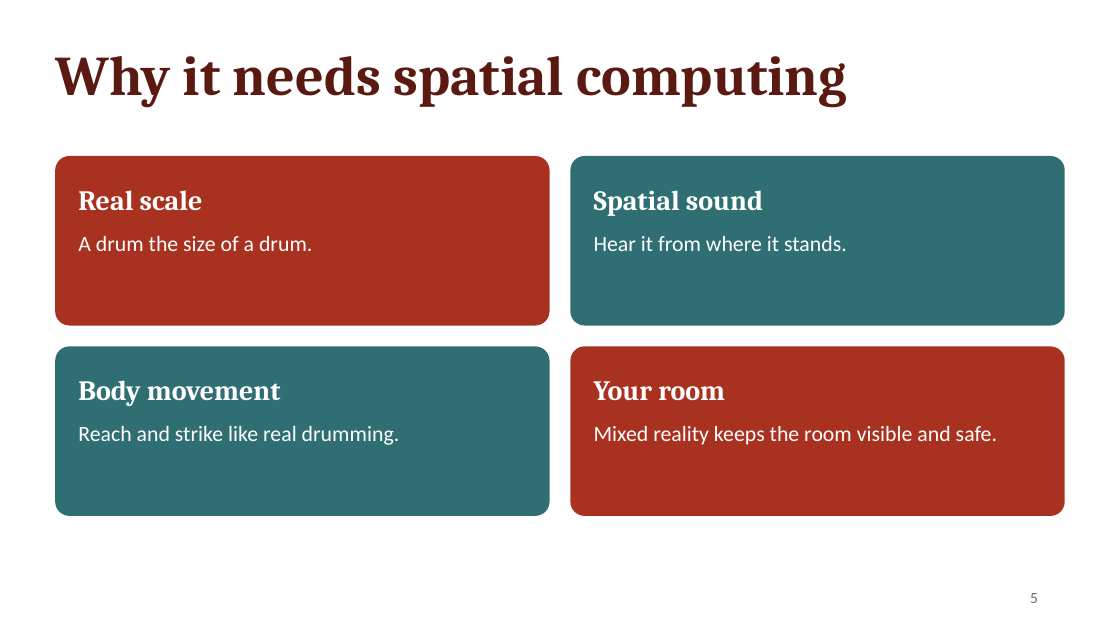
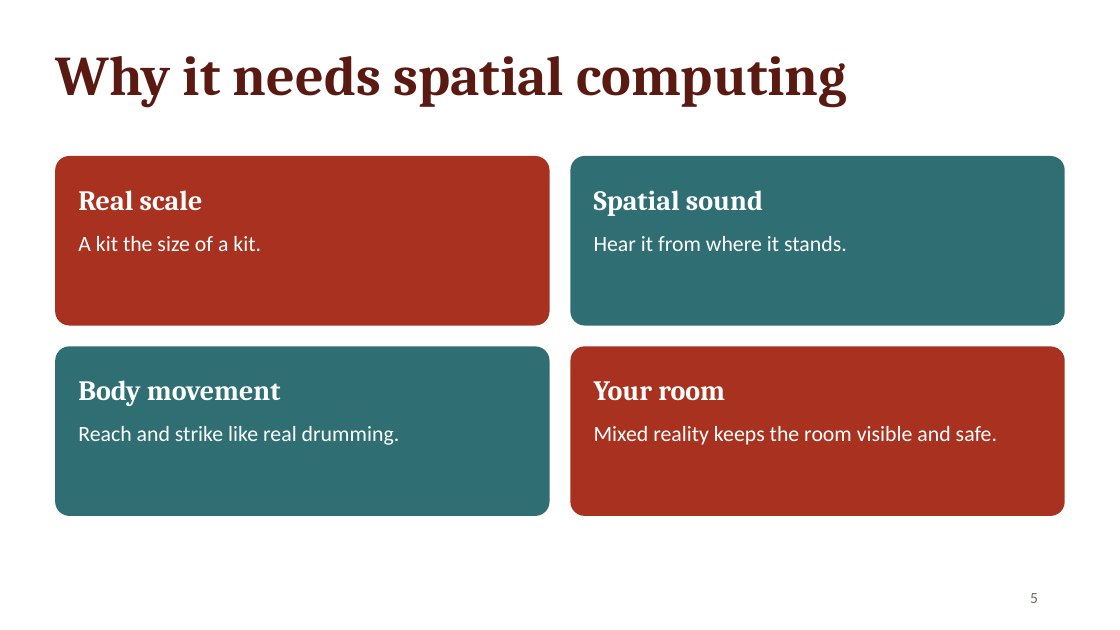
Before and after one commit to chamathyashohara/SoundSpace-visionOS, a slide deck: slide 5 of Docs/Pitch/SoundSpace-Pitch.pptx. Drawn at 1120x630 pixels with LibreOffice and Linux fonts; fonts in the diff are those of the drawing. Boxes give left, top, right and bottom in pixels: in the first picture for what was removed or moved away, otherwise in the second. Text is boxed around its words. In the diff, an @@ line names an element or a change of style, - is before the commit and + after.

```diff
--- a/Docs/Pitch/SoundSpace-Pitch.pptx
+++ b/Docs/Pitch/SoundSpace-Pitch.pptx
@@ text at bbox=[78, 236, 261, 251]: text changed @@
-A drum the size of a drum.
+A kit the size of a kit.
```
Also in this commit, not shown: 8 other slides changed, 1 other file.
